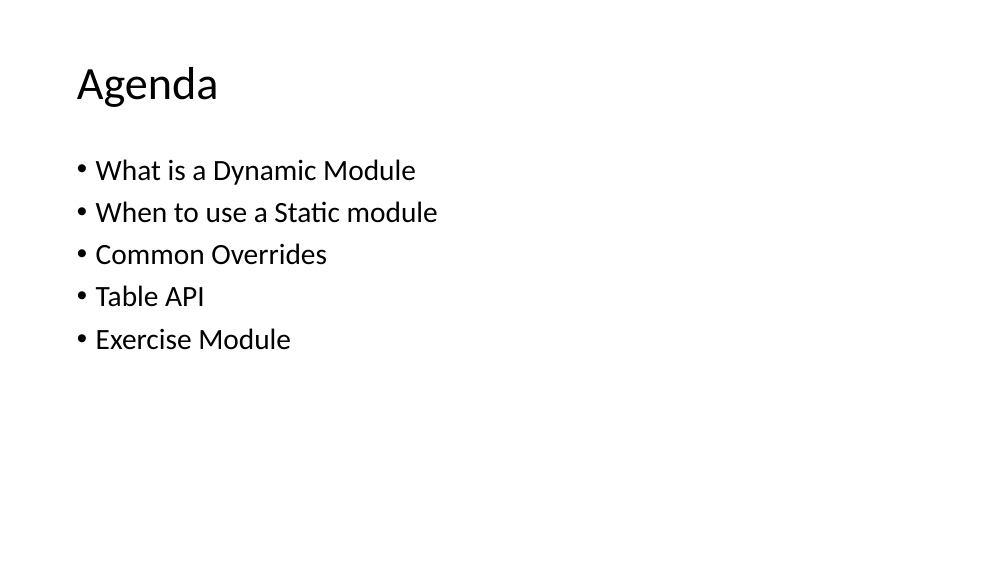
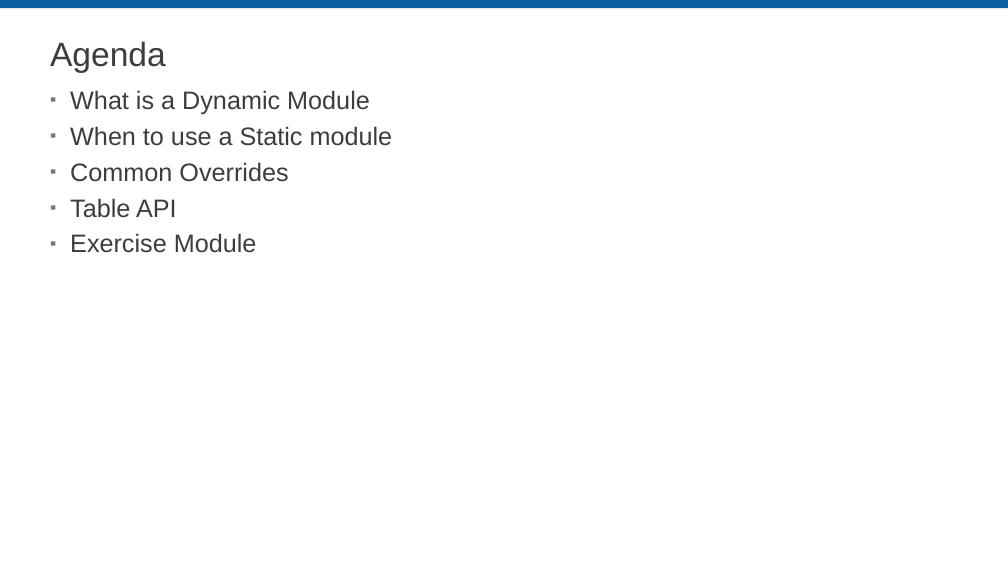
Before and after one commit to LabVIEW-DCAF/Documentation, a slide deck: slide 2 of Trunk/Getting Started Material/DCAF Training/7 Dynamic Modules.pptx. Drawn at 1008x567 pixels with LibreOffice and Linux fonts; fonts in the diff are those of the drawing; background and template pictures are left out. Boxes give left, top, right and bottom in pixels: in the first picture for what was removed or moved away, otherwise in the second. Text is boxed around its words. In the diff, an @@ line names an element or a change of style, - is before the commit and + after.

Commit message:
First Pass Static Module, also made some update to shared slides in the dynamic module

```diff
--- a/Trunk/Getting Started Material/DCAF Training/7 Dynamic Modules.pptx
+++ b/Trunk/Getting Started Material/DCAF Training/7 Dynamic Modules.pptx
@@ rectangle added at bbox=[0, 0, 1008, 8], fill #0A60A3 @@
@@ title "Agenda": place and size @@
-title "Agenda" at bbox=[77, 67, 219, 107]
+title "Agenda" at bbox=[50, 41, 166, 73]
@@ title "Agenda" at bbox=[50, 41, 166, 73]: size 44 to 32 pt, font Calibri to Arial, text colour #000000 to #3D3D3D @@
@@ text "What is a Dynamic Module": place and size @@
-text "What is a Dynamic Module" at bbox=[96, 159, 438, 350]
+text "What is a Dynamic Module" at bbox=[70, 90, 393, 253]
@@ text "What is a Dynamic Module" at bbox=[70, 90, 393, 253]: size 28 to 24 pt, font Calibri to Arial, text colour #000000 to #3D3D3D; bullet • to ▪; line spacing 0.9 to 1; less space between paragraphs @@
```
Also in this commit, not shown: 4 slides added, 1 slide removed, 1 other file.
